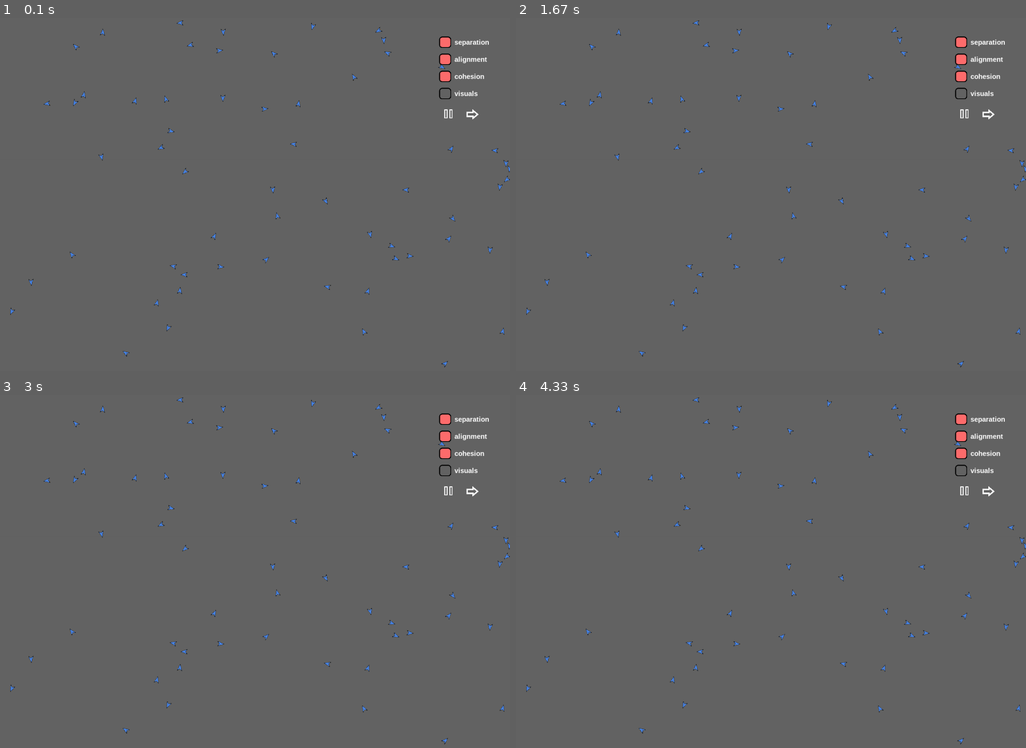
Above: before the commit, frames 1-4 (two rows, left to right).
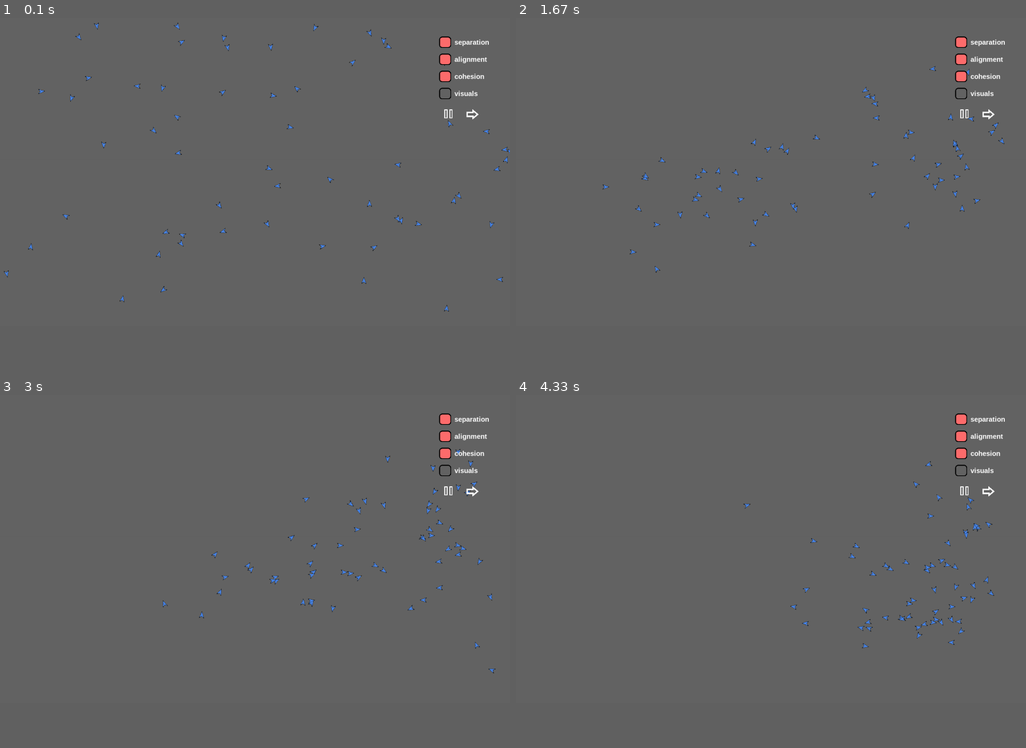
Above: after the commit, the same moments.

Repository: agmui/random_stuff
Game: pygame game, started from birbs/better_birbs/window.py
The game is run twice, just before and just after one commit, with the same random seed, the same clock (stepped at 60 frames per second) and the same inputs.
Inputs:
- Up to frame 1 (0.1 s): no input
- Up to frame 2 (1.67 s): no input
- Up to frame 3 (3 s): no input
- Up to frame 4 (4.33 s): no input
In our replay, the window is 900x630 before the commit and 900x540 after it. These sizes can differ from the game's own. Grey fills any space a smaller window leaves; there, only what the larger window draws over its background counts as a difference.

The runs differ from the first frame. In frame 1, 1.0% of the frame differs, in the area x 0-100%, y 0-100%; in frame 2, 1.0%, in the area x 2-100%, y 0-100%; in frame 3, 1.0%; in frame 4, 1.0%.

Commit message:
removed venv folder and fixed better birbs

Diff:
--- a/birbs/better_birbs/birb.py
+++ b/birbs/better_birbs/birb.py
@@ -4,8 +4,8 @@
 birb_list = []
 speed = 5
 sight_radius = 300
-WINDOW_WIDTH = 1500  # 800
-WINDOW_HEIGHT = 1050  # 690
+WINDOW_WIDTH = 1500 #1500
+WINDOW_HEIGHT = 900 #1050
 circlePos = 0, 0
 filters = [True, True, True, True]
 
--- a/birbs/better_birbs/window.py
+++ b/birbs/better_birbs/window.py
@@ -3,7 +3,8 @@
 import time
 
 import pygame
-from birbs.better_birbs import birb
+#from birbs.better_birbs import birb
+import birb
 
 WINDOW_WIDTH = birb.WINDOW_WIDTH
 WINDOW_HEIGHT = birb.WINDOW_HEIGHT
@@ -147,7 +148,7 @@
 done = False
 temp = 0
 step = True
-play = False
+play = True
 while not done:
     for event in pygame.event.get():
         if event.type == pygame.QUIT:
Empty file added: gradescope_test.py
